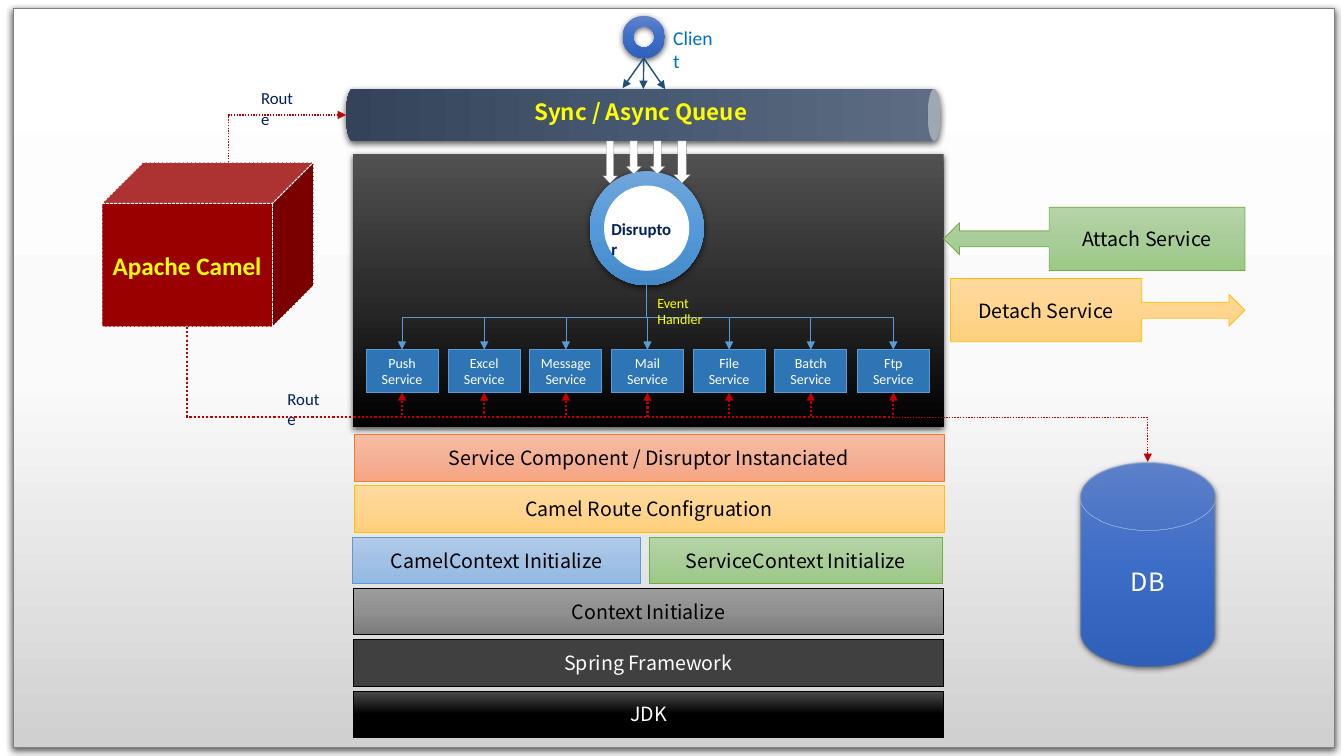
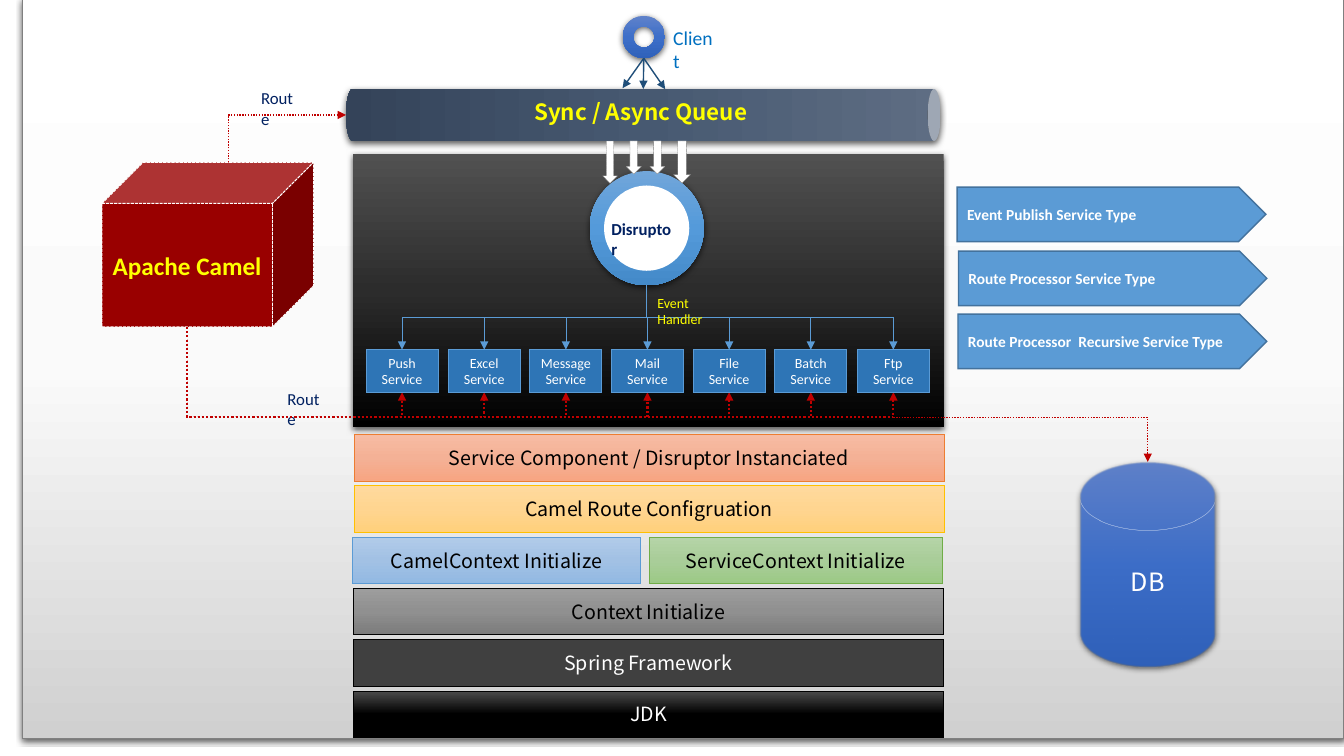
Before and after one commit to onjsdnjs/org.corenel.studio, a slide deck: slide 2 of doc/대용량 플랫폼.pptx. Drawn at 1344x756 pixels with LibreOffice and Linux fonts; fonts in the diff are those of the drawing. Boxes give left, top, right and bottom in pixels: in the first picture for what was removed or moved away, otherwise in the second. Text is boxed around its words. In the diff, an @@ line names an element or a change of style, - is before the commit and + after.

```diff
--- a/doc/대용량 플랫폼.pptx
+++ b/doc/대용량 플랫폼.pptx
@@ rectangle "JDK": place and size @@
-rectangle "JDK" at <box>13,9,1335,748</box>
+rectangle "JDK" at <box>23,0,1344,739</box>
@@ left arrow callout removed at <box>944,208,1245,271</box> @@
-Attach Service
@@ pentagon arrow added at <box>958,188,1266,242</box>, fill #5B9BD5, outline #43739E 1 pt, 11 pt, text #FFFFFF, bold @@
+Event Publish Service Type
@@ pentagon arrow added at <box>959,251,1267,306</box>, fill #5B9BD5, outline #43739E 1 pt, 11 pt, text #FFFFFF, bold @@
+Route Processor Service Type
@@ right arrow callout removed at <box>951,278,1245,342</box> @@
-Detach Service
@@ pentagon arrow added at <box>958,315,1266,369</box>, fill #5B9BD5, outline #43739E 1 pt, 11 pt, text #FFFFFF, bold @@
+Route Processor Recursive Service Type
```
Also in this commit, not shown: 1 other file.
